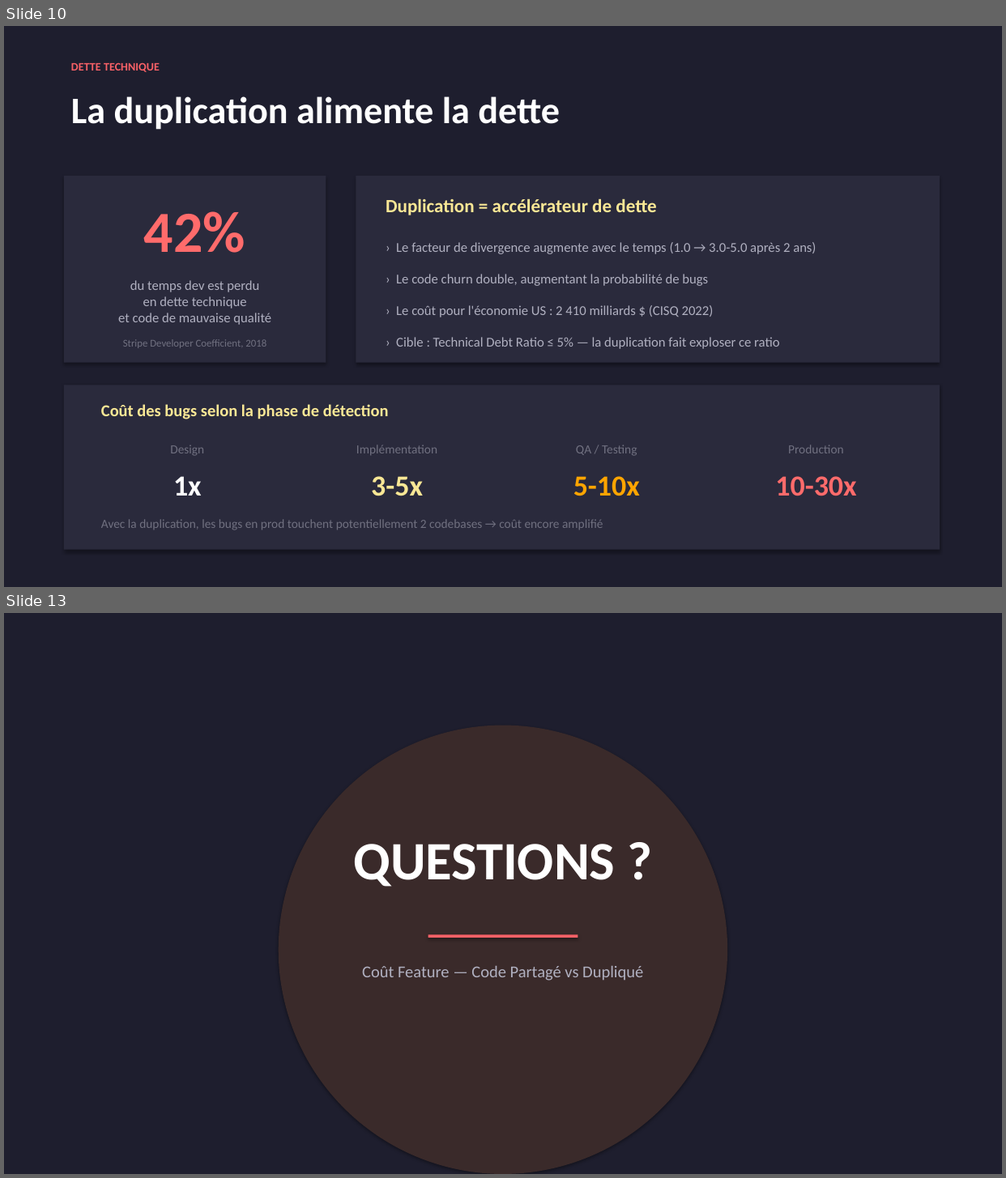
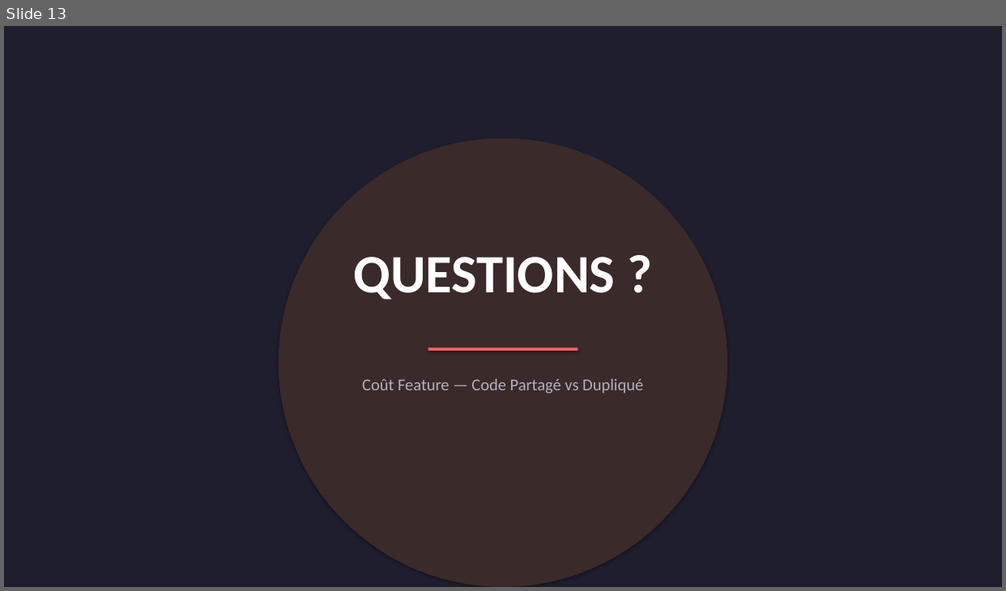
Before and after one commit to xeewi/noMigrationCost, a slide deck: docs/FR/Cout-Feature-Partage-vs-Duplication.pptx. Shown one above the other, each under a label of ours: slides 10 and 13 before the commit, slide 13 after it; the slides between them are not shown. The pictures are 1006x1178 and 1006x591 pixels, drawn with LibreOffice and Linux fonts; fonts in the diff are those of the drawing. Boxes give left, top, right and bottom in pixels: in the first picture for what was removed or moved away, otherwise in the second. Text is boxed around its words. In the diff, an @@ line names an element or a change of style, - is before the commit and + after.

```diff
--- a/docs/FR/Cout-Feature-Partage-vs-Duplication.pptx
+++ b/docs/FR/Cout-Feature-Partage-vs-Duplication.pptx
@@ slide 10 removed at [4,26,1002,587], background #1E1E2E @@
@@ text removed at [71,62,160,72] @@
-DETTE TECHNIQUE
@@ text removed at [71,96,560,130] @@
-La duplication alimente la dette
@@ rectangle removed at [64,176,326,363] @@
@@ rectangle removed at [356,176,940,363] @@
@@ text removed at [144,211,245,253] @@
-42%
@@ text removed at [386,199,656,216] @@
-Duplication = accélérateur de dette
@@ text removed at [396,242,816,254] @@
-› Le facteur de divergence augmente avec le temps (1.0 → 3.0-5.0 après 2 ans)
@@ text removed at [118,280,271,325] @@
-du temps dev est perdu
-en dette technique
-et code de mauvaise qualité
@@ text removed at [396,274,708,286] @@
-› Le code churn double, augmentant la probabilité de bugs
@@ text removed at [396,305,714,318] @@
-› Le coût pour l'économie US : 2 410 milliards $ (CISQ 2022)
@@ text removed at [123,339,266,348] @@
-Stripe Developer Coefficient, 2018
@@ text removed at [396,337,779,349] @@
-› Cible : Technical Debt Ratio ≤ 5% — la duplication fait exploser ce ratio
@@ rectangle removed at [64,386,940,550] @@
@@ text removed at [101,404,389,420] @@
-Coût des bugs selon la phase de détection
@@ text removed at [170,446,204,456] @@
-Design
@@ text removed at [356,445,437,455] @@
-Implémentation
@@ text removed at [576,446,637,456] @@
-QA / Testing
@@ text removed at [788,445,844,454] @@
-Production
@@ text removed at [173,476,202,496] @@
-1x
@@ text removed at [371,476,423,497] @@
-3-5x
@@ text removed at [573,476,640,497] @@
-5-10x
@@ text removed at [775,476,856,497] @@
-10-30x
@@ text removed at [101,519,603,531] @@
-Avec la duplication, les bugs en prod touchent potentiellement 2 codebases → coût encore amplifié
```
Also in this commit, not shown: 10 slides changed, 2 slides added, 1 other slide removed, 4 other files.
